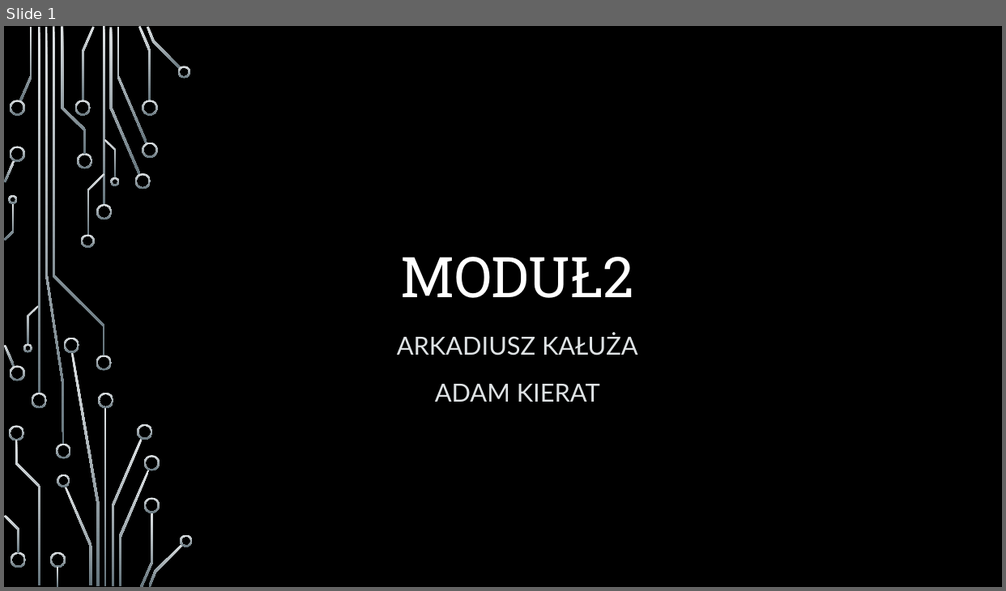
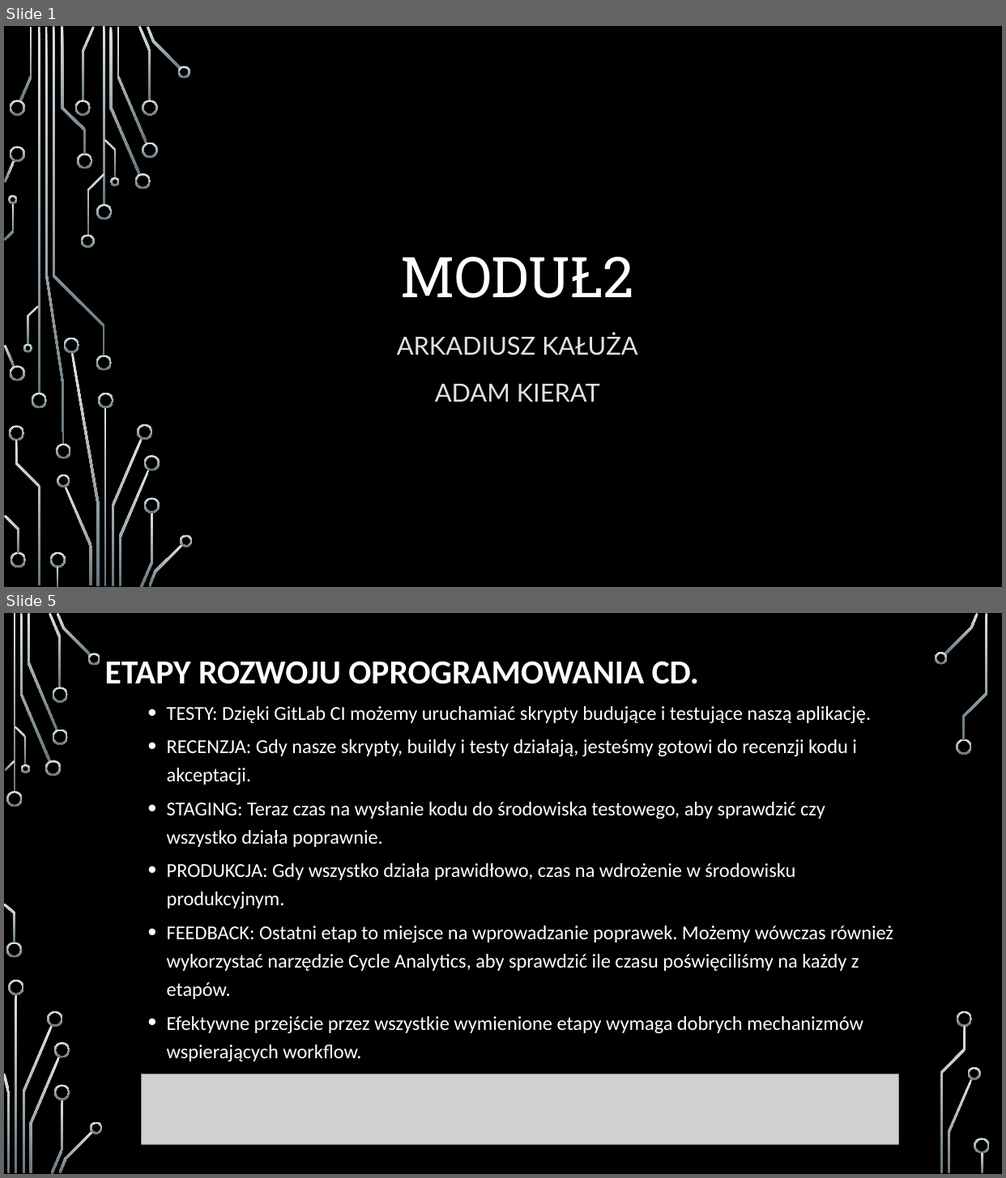
Before and after one commit to arcziko9/ZarzadzanieSystemamiInformatycznymiPOLSL, a slide deck: Projekt2/Adam_Kierat_Arkadiusz_Kałuża_Modul2_prezentacja.pptx. Shown one above the other, each under a label of ours: slide 1 before the commit, slides 1 and 5 after it; the slides between them are not shown. The pictures are 1006x591 and 1006x1178 pixels, drawn with LibreOffice and Linux fonts; fonts in the diff are those of the drawing; grey boxes stand for pictures; background and template pictures are left out. Boxes give left, top, right and bottom in pixels: in the first picture for what was removed or moved away, otherwise in the second. Text is boxed around its words. In the diff, an @@ line names an element or a change of style, - is before the commit and + after.

```diff
--- a/Projekt2/Adam_Kierat_Arkadiusz_Kałuża_Modul2_prezentacja.pptx
+++ b/Projekt2/Adam_Kierat_Arkadiusz_Kałuża_Modul2_prezentacja.pptx
@@ slide 5 added at [4,613,1002,1174], background picture (left out) @@
@@ title added at [105,661,699,684], 32.4 pt, text #FFFFFF, bold @@
+ETAPY ROZWOJU OPROGRAMOWANIA CD.
@@ text added at [167,706,893,1062], 19 pt, text #FFFFFF @@
+    • TESTY: Dzięki GitLab CI możemy uruchamiać skrypty budujące i testujące naszą aplikację.
+    • RECENZJA: Gdy nasze skrypty, buildy i testy działają, jesteśmy gotowi do recenzji kodu i akceptacji.
+    • STAGING: Teraz czas na wysłanie kodu do środowiska testowego, aby sprawdzić czy wszystko działa poprawnie.
+    • PRODUKCJA: Gdy wszystko działa prawidłowo, czas na wdrożenie w środowisku produkcyjnym.
+    • FEEDBACK: Ostatni etap to miejsce na wprowadzanie poprawek. Możemy wówczas również wykorzystać narzędzie Cycle Analytics, aby sprawdzić ile czasu poświęciliśmy na każdy z etapów.
+    • Efektywne przejście przez wszystkie wymienione etapy wymaga dobrych mechanizmów wspierających workflow.
@@ picture added at [141,1075,898,1145] @@
@@ group added at [4,613,990,1174]: 33 freeform shapes, 3 rectangles @@
```
Also in this commit, not shown: 1 slide changed, 13 other slides added, 4 other files.
